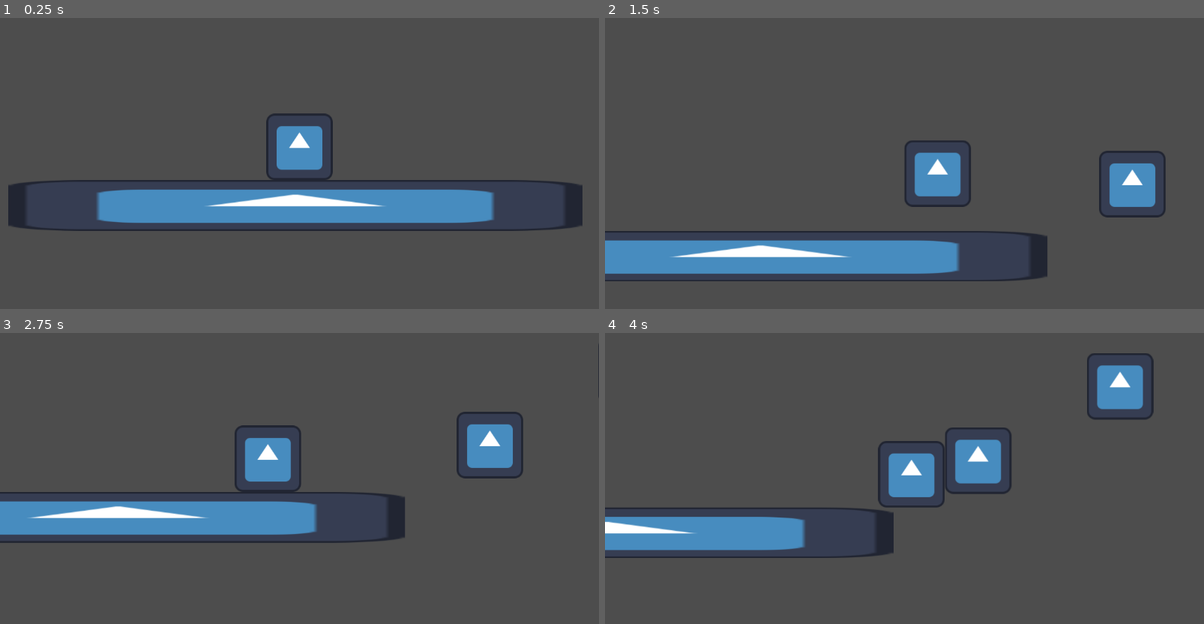
Above: before the commit, frames 1-4 (two rows, left to right).
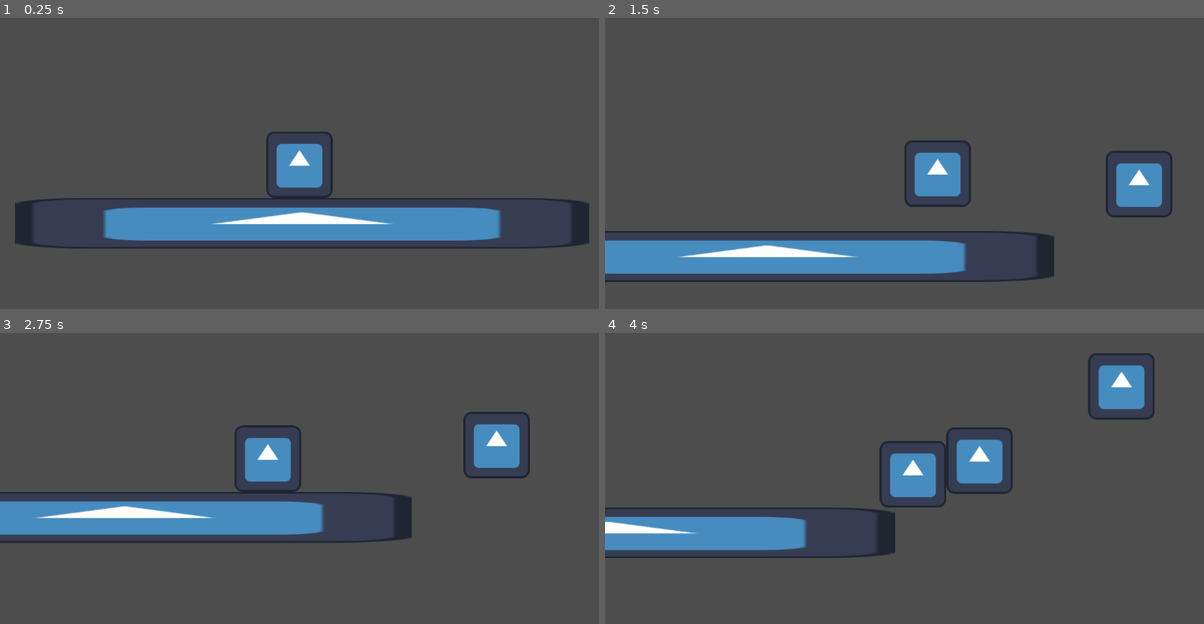
Above: after the commit, the same moments.

Repository: Jonty22439/GameDesignTask
Game: Godot game, scene res://Scenes/game_scene.tscn
Same seed, same stepped clock (60 frames per second), same inputs: the game is played once before the commit and once after it. The engine's default icon, where the game draws it, is replaced by a stand-in: a white triangle on a blue panel in a dark square.
Inputs:
- Up to frame 1 (0.25 s): no input
- Up to frame 2 (1.5 s): hold D (RightWalk) from 0.53 s (still down); tap W (Jump) at 0.77 s
- Up to frame 3 (2.75 s): tap W (Jump) at 1.52 s; release D (RightWalk) at 2.03 s; hold A (LeftWalk) from 2.03 s (still down)
- Up to frame 4 (4 s): release A (LeftWalk) at 2.78 s; hold D (RightWalk) from 2.78 s (still down); tap W (Jump) at 3.02, 3.77 s

The runs differ from the first frame. In frame 1, 13% of the frame differs, in the area x 1-99%, y 32-80%; in frame 2, 1.7%; in frame 3, 1.5%; in frame 4, 1.0%.

Commit message:
Win Condition
I made a basic win condition, which is a portal. I also made a scene that it sends you to and there is a button to go back to the level.

Diff:
--- a/MountainClimbingGame/Prefabs/BasicPlatform.tscn
+++ b/MountainClimbingGame/Prefabs/BasicPlatform.tscn
@@ -5,7 +5,7 @@
 [sub_resource type="RectangleShape2D" id="RectangleShape2D_jjpsg"]
 size = Vector2(128, 128)
 
-[node name="StaticBody2D" type="StaticBody2D"]
+[node name="Platform" type="StaticBody2D"]
 
 [node name="CollisionShape2D" type="CollisionShape2D" parent="."]
 shape = SubResource("RectangleShape2D_jjpsg")
--- a/MountainClimbingGame/Prefabs/Character.tscn
+++ b/MountainClimbingGame/Prefabs/Character.tscn
@@ -6,7 +6,7 @@
 [sub_resource type="RectangleShape2D" id="RectangleShape2D_beqr7"]
 size = Vector2(128, 128)
 
-[node name="CharacterBody2D" type="CharacterBody2D"]
+[node name="Player" type="CharacterBody2D"]
 script = ExtResource("1_ehmgo")
 
 [node name="Sprite2D" type="Sprite2D" parent="."]
--- /dev/null
+++ b/MountainClimbingGame/Prefabs/Portal.tscn
@@ -0,0 +1,18 @@
+[gd_scene load_steps=4 format=3 uid="uid://cdmh6ioxld1c0"]
+
+[ext_resource type="Texture2D" uid="uid://bad0byw1qad8u" path="res://Sprites/icon.svg" id="1_0bp0a"]
+[ext_resource type="Script" path="res://Scripts/Portal.gd" id="1_s4vgq"]
+
+[sub_resource type="CircleShape2D" id="CircleShape2D_xqubn"]
+radius = 64.0312
+
+[node name="Portal" type="Area2D"]
+script = ExtResource("1_s4vgq")
+
+[node name="Sprite2D" type="Sprite2D" parent="."]
+texture = ExtResource("1_0bp0a")
+
+[node name="CollisionShape2D" type="CollisionShape2D" parent="."]
+shape = SubResource("CircleShape2D_xqubn")
+
+[connection signal="body_entered" from="." to="." method="_on_body_entered"]
--- /dev/null
+++ b/MountainClimbingGame/Scenes/TempButton.gd
@@ -0,0 +1,4 @@
+extends Button
+
+func _on_pressed():
+	get_tree().change_scene_to_file("res://Scenes/game_scene.tscn")
--- a/MountainClimbingGame/Scenes/game_scene.tscn
+++ b/MountainClimbingGame/Scenes/game_scene.tscn
@@ -1,19 +1,23 @@
-[gd_scene load_steps=3 format=3 uid="uid://cgyw4bvfwmjm2"]
+[gd_scene load_steps=4 format=3 uid="uid://cgyw4bvfwmjm2"]
 
 [ext_resource type="PackedScene" uid="uid://ba7sute0gamiq" path="res://Prefabs/Character.tscn" id="1_osg1m"]
 [ext_resource type="PackedScene" uid="uid://qk3pdqgayr3w" path="res://Prefabs/BasicPlatform.tscn" id="2_0th1f"]
+[ext_resource type="PackedScene" uid="uid://cdmh6ioxld1c0" path="res://Prefabs/Portal.tscn" id="3_8mryb"]
 
 [node name="GameScene" type="Node2D"]
-
-[node name="CharacterBody2D" parent="." instance=ExtResource("1_osg1m")]
-position = Vector2(592, 418)
 
 [node name="Platform" parent="." instance=ExtResource("2_0th1f")]
 position = Vector2(584, 547)
 scale = Vector2(8.62826, 0.759967)
 
-[node name="StaticBody2D" parent="." instance=ExtResource("2_0th1f")]
+[node name="Platform1" parent="." instance=ExtResource("2_0th1f")]
 position = Vector2(1299, 408)
 
-[node name="StaticBody2D2" parent="." instance=ExtResource("2_0th1f")]
+[node name="Platform2" parent="." instance=ExtResource("2_0th1f")]
 position = Vector2(1572, 265)
+
+[node name="Portal" parent="." instance=ExtResource("3_8mryb")]
+position = Vector2(1904, 34)
+
+[node name="Player" parent="." instance=ExtResource("1_osg1m")]
+position = Vector2(579, 369)
--- /dev/null
+++ b/MountainClimbingGame/Scenes/win_scene.tscn
@@ -0,0 +1,15 @@
+[gd_scene load_steps=2 format=3 uid="uid://bvmcgk2vbuku5"]
+
+[ext_resource type="Script" path="res://Scenes/TempButton.gd" id="1_ou8pj"]
+
+[node name="WinScene" type="Node2D"]
+
+[node name="Button" type="Button" parent="."]
+offset_left = 465.0
+offset_top = 312.0
+offset_right = 726.0
+offset_bottom = 343.0
+text = "Restart the Game (temporary UI)"
+script = ExtResource("1_ou8pj")
+
+[connection signal="pressed" from="Button" to="Button" method="_on_pressed"]
--- /dev/null
+++ b/MountainClimbingGame/Scripts/Portal.gd
@@ -0,0 +1,6 @@
+extends Area2D
+
+func _on_body_entered(body: Node2D) -> void:
+	if body.name == "Player":
+		print("Player Collision")
+		get_tree().change_scene_to_file("res://Scenes/win_scene.tscn")
